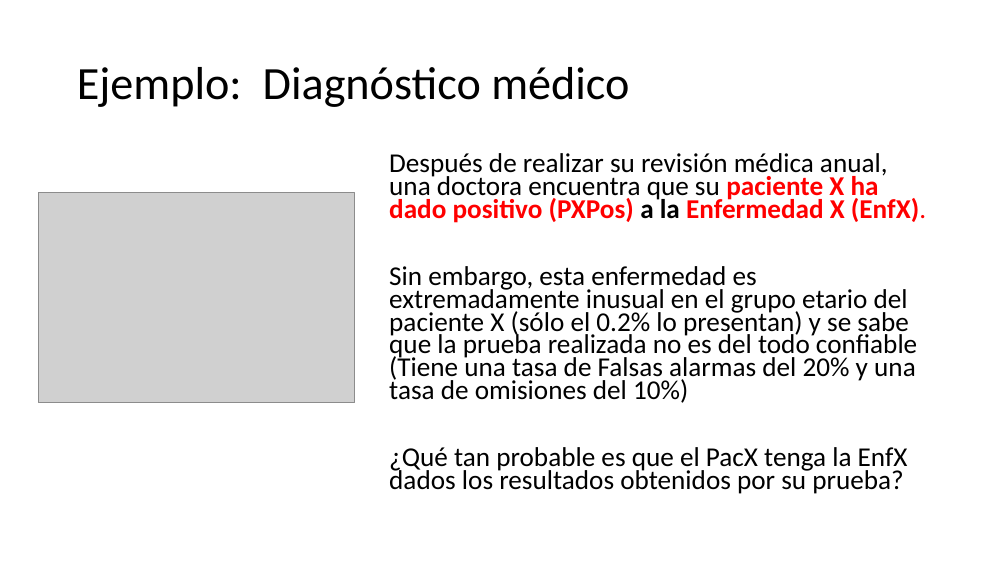
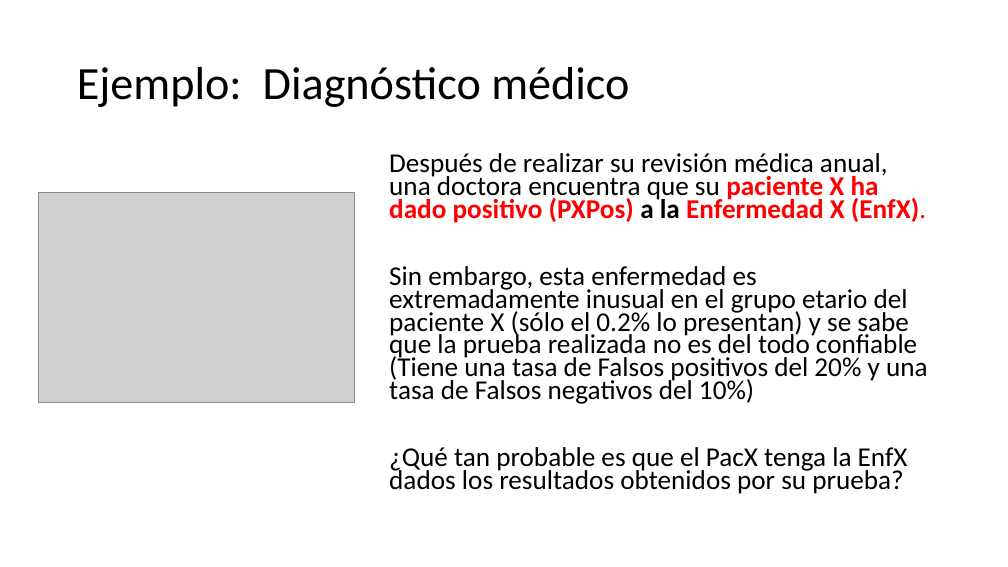
Before and after one commit to Adrifelcha/afchavez-019, a slide deck: slide 51 of Lab25/Adjuntías/2020-2/InferenciaBayesiana.pptx. Drawn at 1008x567 pixels with LibreOffice and Linux fonts; fonts in the diff are those of the drawing; grey boxes stand for pictures. Boxes give left, top, right and bottom in pixels: in the first picture for what was removed or moved away, otherwise in the second. Text is boxed around its words. In the diff, an @@ line names an element or a change of style, - is before the commit and + after.

```diff
--- a/Lab25/Adjuntías/2020-2/InferenciaBayesiana.pptx
+++ b/Lab25/Adjuntías/2020-2/InferenciaBayesiana.pptx
@@ text at (389, 266, 928, 404): text changed @@
-Sin embargo, esta enfermedad es extremadamente inusual en el grupo etario del paciente X (sólo el 0.2% lo presentan) y se sabe que la prueba realizada no es del todo confiable (Tiene una tasa de Falsas alarmas del 20% y una tasa de omisiones del 10%)
+Sin embargo, esta enfermedad es extremadamente inusual en el grupo etario del paciente X (sólo el 0.2% lo presentan) y se sabe que la prueba realizada no es del todo confiable (Tiene una tasa de Falsos positivos del 20% y una tasa de Falsos negativos del 10%)
```
Also in this commit, not shown: 10 other slides changed, 6 slides added, 21 slides removed, 7 other files.
